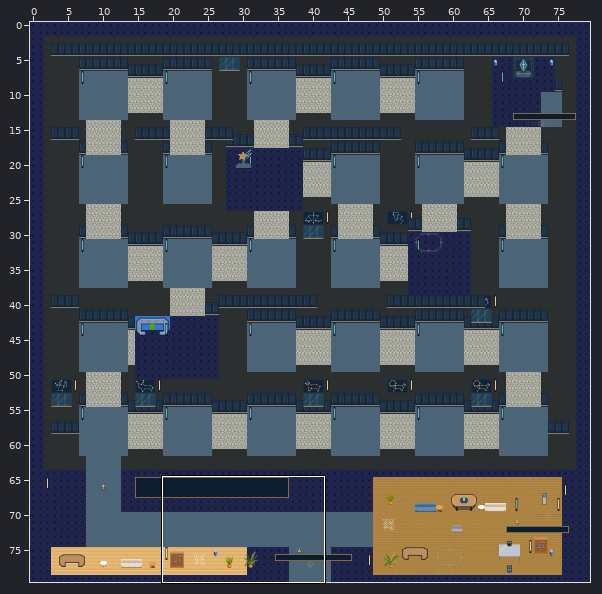
A Tiled map (JSON) gets an edit: maps/preview/orbit-maze.tmj. Above: a wide view before the commit, with the close-up outlined.
Close-up. As it was:
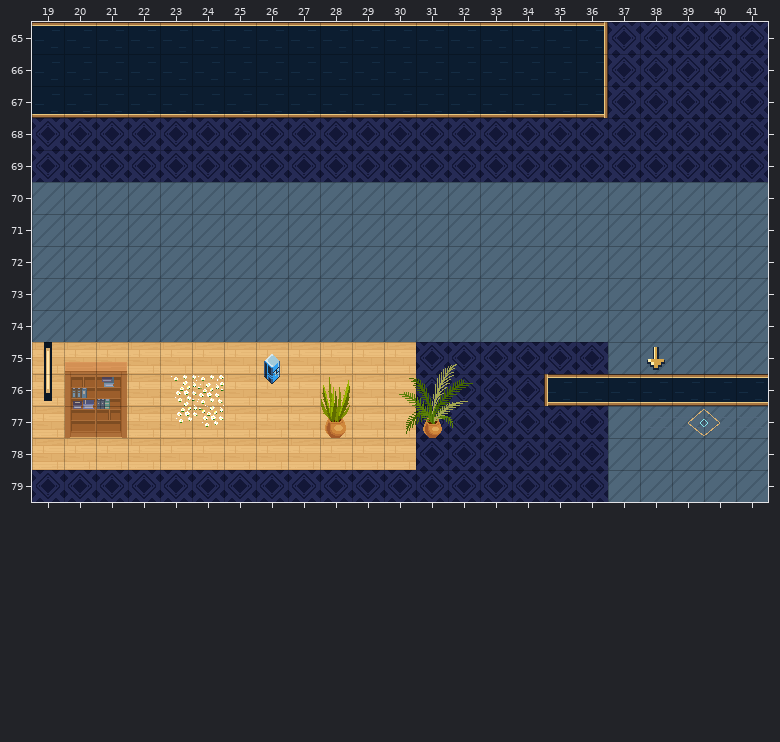
Cells are 32x32 px. Shown: x 19..41, y 65..79. The commit also changed other parts of the map, which this record leaves out.
New version:
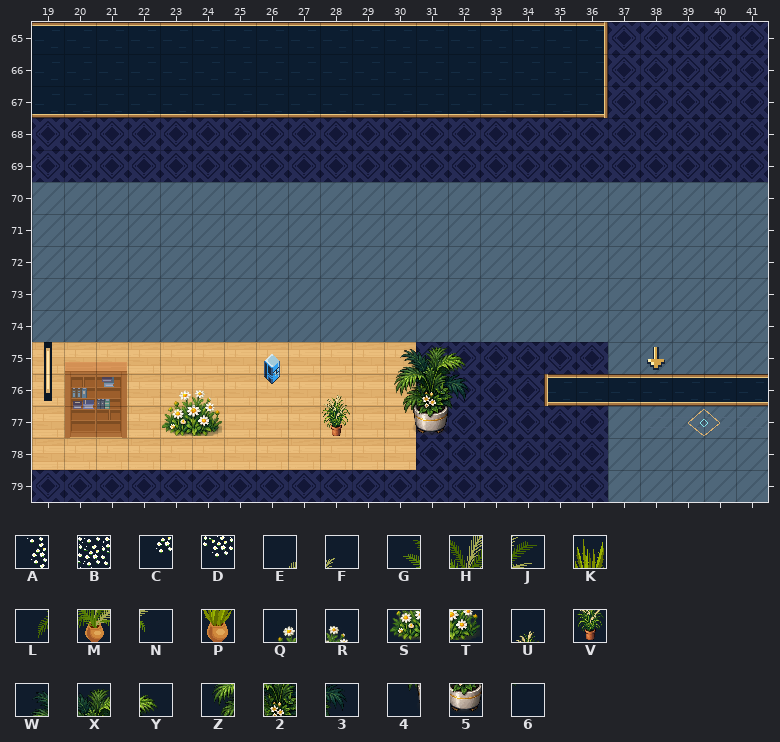
Key: from "art-1": A 528, B 529, C 553, D 554; from "art-6": E 61, F 62, G 72, H 73, J 74, K 75, L 84, M 85, N 86, P 87; from "plaza-garden": Q 32, R 33, S 40, T 41; from "plaza-pots": U 0, V 4; from "world-ambient-plants": W 0, X 1, Y 2, Z 3, 2 4, 3 5, 4 6, 5 7, 6 8.
_ is an empty cell.
Difference:
{"where": "layer \"scenery-belowAvatar-0\""}
{"y":76,"x":23,"old":"AB","new":"QR"}
{"y":77,"x":23,"old":"CD","new":"ST"}
{"y":77,"x":28,"old":"_","new":"V"}
{"y":77,"x":30,"old":"___","new":"456"}
{"where": "layer \"scenery-aboveAvatar-0\""}
{"y":75,"x":30,"old":"_EF","new":"WXY"}
{"y":76,"x":28,"old":"K","new":"U"}
{"y":76,"x":30,"old":"GHJ","new":"Z23"}
{"y":77,"x":28,"old":"P","new":"_"}
{"y":77,"x":30,"old":"LMN","new":"___"}
{"label":"changed","picture_box":[394,346,473,438]}
{"label":"changed","picture_box":[162,374,224,436]}
{"label":"changed","picture_box":[321,377,350,438]}
